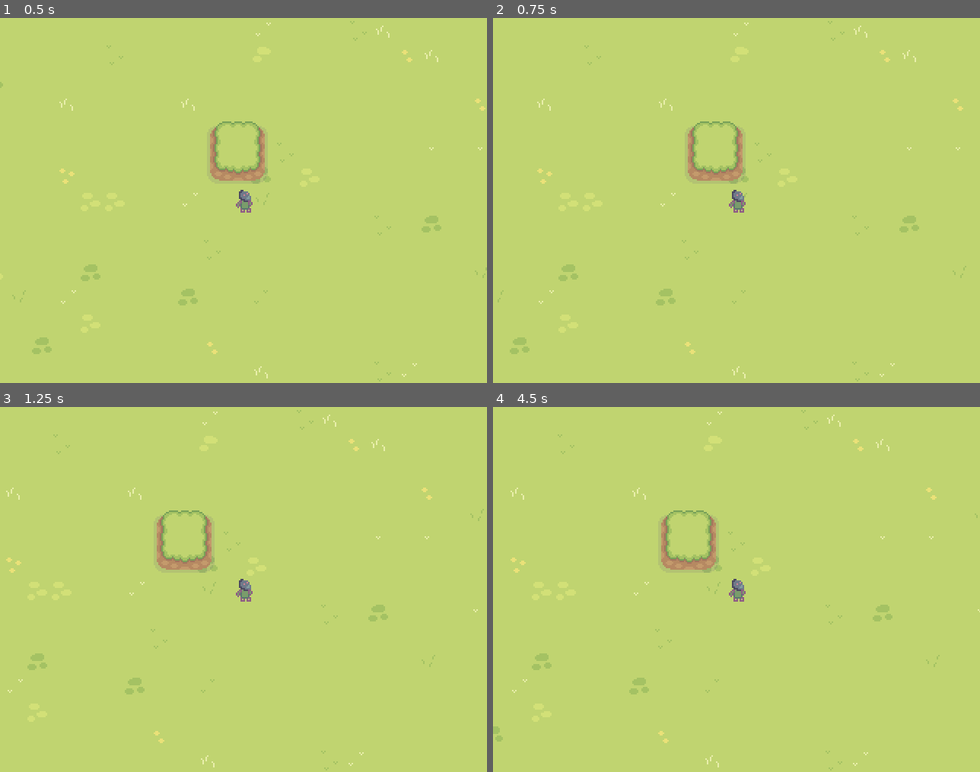
Above: before the commit, frames 1-4 (two rows, left to right).
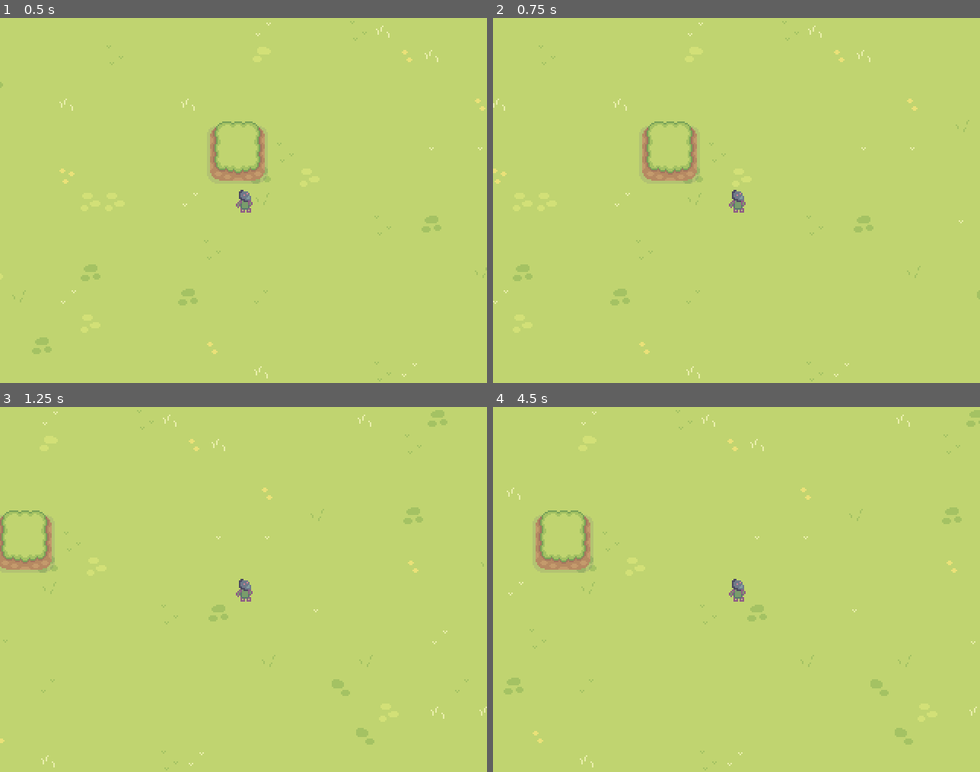
Above: after the commit, the same moments.

Repository: RainbowNova/Adventure-Game-Jam-2023
Game: Godot game, scene res://TestingArea.tscn
The game is run twice, just before and just after one commit, with the same random seed, the same clock (stepped at 60 frames per second) and the same inputs.
Inputs:
- Up to frame 1 (0.5 s): no input
- Up to frame 2 (0.75 s): tap Enter at 0.5 s; hold Right (ui_right) from 0.53 s (still down)
- Up to frame 3 (1.25 s): keep holding Right (ui_right)
- Up to frame 4 (4.5 s): release Right (ui_right) at 1.28 s; hold Down (ui_down) 1.28-2.03 s; hold Right (ui_right) 2.03-2.78 s; hold Up (ui_up) 2.78-3.53 s; hold Left (ui_left) from 3.53 s (still down)

Frame 1 is identical in both runs. In frame 2, 2.8% of the frame differs, in the area x 0-100%, y 0-100%; in frame 3, 3.1%; in frame 4, 3.4%.

Commit message:
Camera limits + collision on level borders
Player won't have to see the gray out-of-level area and the camera should follow the player up until a certain point.

Diff:
--- a/Entities/Player/Player.gd
+++ b/Entities/Player/Player.gd
@@ -1,7 +1,7 @@
 extends CharacterBody2D
 
 
-var movement_speed = 50
+@export var movement_speed: int
 
 func _physics_process(delta):
 	player_movement(delta)
--- a/TestingArea.tscn
+++ b/TestingArea.tscn
@@ -7,6 +7,7 @@
 [ext_resource type="Texture2D" uid="uid://b6qe2kna338pv" path="res://Tilesets/Fences.png" id="4_xf27v"]
 [ext_resource type="Texture2D" uid="uid://bmlyhlarcy7mv" path="res://Tilesets/Water.png" id="5_0v28v"]
 [ext_resource type="Texture2D" uid="uid://dod1o3mdxsuqi" path="res://Tilesets/Wooden House.png" id="6_ic1mb"]
+[ext_resource type="Texture2D" uid="uid://b81fliyphuriy" path="res://Tilesets/jasper_tree_16b.png" id="7_yv2xm"]
 
 [sub_resource type="TileSetAtlasSource" id="TileSetAtlasSource_io2tm"]
 texture = ExtResource("1_21vrk")
@@ -373,15 +374,17 @@
 0:0/0 = 0
 0:0/0/physics_layer_0/linear_velocity = Vector2(0, 0)
 0:0/0/physics_layer_0/angular_velocity = 0.0
-0:0/0/physics_layer_0/polygon_0/points = PackedVector2Array(-8, -4, 8, -3.5, 8, 8, -8, 8)
+0:0/0/physics_layer_0/polygon_0/points = PackedVector2Array(2.5, -4.5, 3, 8, -3.5, 8, -3.5, -4.5)
+0:0/0/physics_layer_0/polygon_1/points = PackedVector2Array(8, -2, 8, -4.5, -3.5, -4.5, -3.5, -2)
 1:0/0 = 0
 1:0/0/physics_layer_0/linear_velocity = Vector2(0, 0)
 1:0/0/physics_layer_0/angular_velocity = 0.0
-1:0/0/physics_layer_0/polygon_0/points = PackedVector2Array(-8, -4, 8, -3.5, 8, 8, -8, 8)
+1:0/0/physics_layer_0/polygon_0/points = PackedVector2Array(-8, -5, 8, -5, 8, -2, -8, -2)
 2:0/0 = 0
 2:0/0/physics_layer_0/linear_velocity = Vector2(0, 0)
 2:0/0/physics_layer_0/angular_velocity = 0.0
-2:0/0/physics_layer_0/polygon_0/points = PackedVector2Array(-8, -8, 8, -8, 8, 8, -8, 8)
+2:0/0/physics_layer_0/polygon_0/points = PackedVector2Array(-2.5, -4.5, -3, 8, 3.5, 8, 3.5, -2)
+2:0/0/physics_layer_0/polygon_1/points = PackedVector2Array(-8, -2, -8, -4.5, -2.5, -4.5, 3.5, -2)
 3:0/0 = 0
 3:0/0/physics_layer_0/linear_velocity = Vector2(0, 0)
 3:0/0/physics_layer_0/angular_velocity = 0.0
@@ -391,15 +394,14 @@
 0:1/0 = 0
 0:1/0/physics_layer_0/linear_velocity = Vector2(0, 0)
 0:1/0/physics_layer_0/angular_velocity = 0.0
-0:1/0/physics_layer_0/polygon_0/points = PackedVector2Array(-8, -4, 8, -3.5, 8, 8, -8, 8)
+0:1/0/physics_layer_0/polygon_0/points = PackedVector2Array(3, -8, 3, 8, -3.5, 8, -3.5, -8)
 1:1/0 = 0
 1:1/0/physics_layer_0/linear_velocity = Vector2(0, 0)
 1:1/0/physics_layer_0/angular_velocity = 0.0
-1:1/0/physics_layer_0/polygon_0/points = PackedVector2Array(-8, -4, 8, -3.5, 8, 8, -8, 8)
 2:1/0 = 0
 2:1/0/physics_layer_0/linear_velocity = Vector2(0, 0)
 2:1/0/physics_layer_0/angular_velocity = 0.0
-2:1/0/physics_layer_0/polygon_0/points = PackedVector2Array(-8, -8, 8, -8, 8, 8, -8, 8)
+2:1/0/physics_layer_0/polygon_0/points = PackedVector2Array(-3, -8, -3, 8, 3.5, 8, 3.5, -8)
 3:1/0 = 0
 3:1/0/physics_layer_0/linear_velocity = Vector2(0, 0)
 3:1/0/physics_layer_0/angular_velocity = 0.0
@@ -409,15 +411,17 @@
 0:2/0 = 0
 0:2/0/physics_layer_0/linear_velocity = Vector2(0, 0)
 0:2/0/physics_layer_0/angular_velocity = 0.0
-0:2/0/physics_layer_0/polygon_0/points = PackedVector2Array(-8, -8, 8, -8, 8, 8, -8, 8)
+0:2/0/physics_layer_0/polygon_0/points = PackedVector2Array(3, 1.5, 3, -8, -3.5, -8, -3.5, 1.5)
+0:2/0/physics_layer_0/polygon_1/points = PackedVector2Array(8, -5.5, 8, 1.5, -3.5, 1.5, -3.5, -5.5)
 1:2/0 = 0
 1:2/0/physics_layer_0/linear_velocity = Vector2(0, 0)
 1:2/0/physics_layer_0/angular_velocity = 0.0
-1:2/0/physics_layer_0/polygon_0/points = PackedVector2Array(-8, -8, 8, -8, 8, 8, -8, 8)
+1:2/0/physics_layer_0/polygon_0/points = PackedVector2Array(-8, -5.5, 8, -5.5, 8, 1.5, -8, 1.5)
 2:2/0 = 0
 2:2/0/physics_layer_0/linear_velocity = Vector2(0, 0)
 2:2/0/physics_layer_0/angular_velocity = 0.0
-2:2/0/physics_layer_0/polygon_0/points = PackedVector2Array(-8, -8, 8, -8, 8, 8, -8, 8)
+2:2/0/physics_layer_0/polygon_0/points = PackedVector2Array(-3, 1.5, -3, -8, 3.5, -8, 3.5, 1.5)
+2:2/0/physics_layer_0/polygon_1/points = PackedVector2Array(-8, -5.5, -8, 1.5, 3.5, 1.5, 3.5, -5.5)
 3:2/0 = 0
 3:2/0/physics_layer_0/linear_velocity = Vector2(0, 0)
 3:2/0/physics_layer_0/angular_velocity = 0.0
@@ -662,6 +666,13 @@
 6:4/0/physics_layer_0/linear_velocity = Vector2(0, 0)
 6:4/0/physics_layer_0/angular_velocity = 0.0
 
+[sub_resource type="TileSetAtlasSource" id="TileSetAtlasSource_4auxu"]
+texture = ExtResource("7_yv2xm")
+0:0/0 = 0
+0:0/0/physics_layer_0/linear_velocity = Vector2(0, 0)
+0:0/0/physics_layer_0/angular_velocity = 0.0
+0:0/0/physics_layer_0/polygon_0/points = PackedVector2Array(-8, -8, 8, -8, 8, 8, -8, 8)
+
 [sub_resource type="TileSet" id="TileSet_qrtk2"]
 physics_layer_0/collision_layer = 1
 sources/0 = SubResource("TileSetAtlasSource_io2tm")
@@ -670,6 +681,10 @@
 sources/3 = SubResource("TileSetAtlasSource_52q5k")
 sources/4 = SubResource("TileSetAtlasSource_ckgis")
 sources/5 = SubResource("TileSetAtlasSource_esjqp")
+sources/6 = SubResource("TileSetAtlasSource_4auxu")
+
+[sub_resource type="RectangleShape2D" id="RectangleShape2D_kl556"]
+size = Vector2(790, 22)
 
 [node name="TestingArea" type="Node2D"]
 y_sort_enabled = true
@@ -697,9 +712,35 @@
 
 [node name="Player" parent="." instance=ExtResource("2_g7cx2")]
 position = Vector2(300, 200)
+movement_speed = 200
 
 [node name="RemoteTransform2D" type="RemoteTransform2D" parent="Player"]
 remote_path = NodePath("../../Camera2D")
 
 [node name="Camera2D" type="Camera2D" parent="."]
 position = Vector2(300, 200)
+limit_left = 0
+limit_top = 0
+limit_right = 640
+limit_bottom = 480
+editor_draw_limits = true
+
+[node name="BorderCollision" type="StaticBody2D" parent="."]
+
+[node name="CollisionShape2D" type="CollisionShape2D" parent="BorderCollision"]
+position = Vector2(357, -2)
+shape = SubResource("RectangleShape2D_kl556")
+
+[node name="CollisionShape2D2" type="CollisionShape2D" parent="BorderCollision"]
+position = Vector2(338, 491)
+shape = SubResource("RectangleShape2D_kl556")
+
+[node name="CollisionShape2D3" type="CollisionShape2D" parent="BorderCollision"]
+position = Vector2(647, 122)
+rotation = -1.57079
+shape = SubResource("RectangleShape2D_kl556")
+
+[node name="CollisionShape2D4" type="CollisionShape2D" parent="BorderCollision"]
+position = Vector2(-9, 111)
+rotation = 1.57079
+shape = SubResource("RectangleShape2D_kl556")
Not shown: 1 places in TestingArea.tscn that only renumber resources
Binary file added: Tilesets/jasper_tree_16b.png
Not shown, added: Tilesets/jasper_tree_16b.png.import
